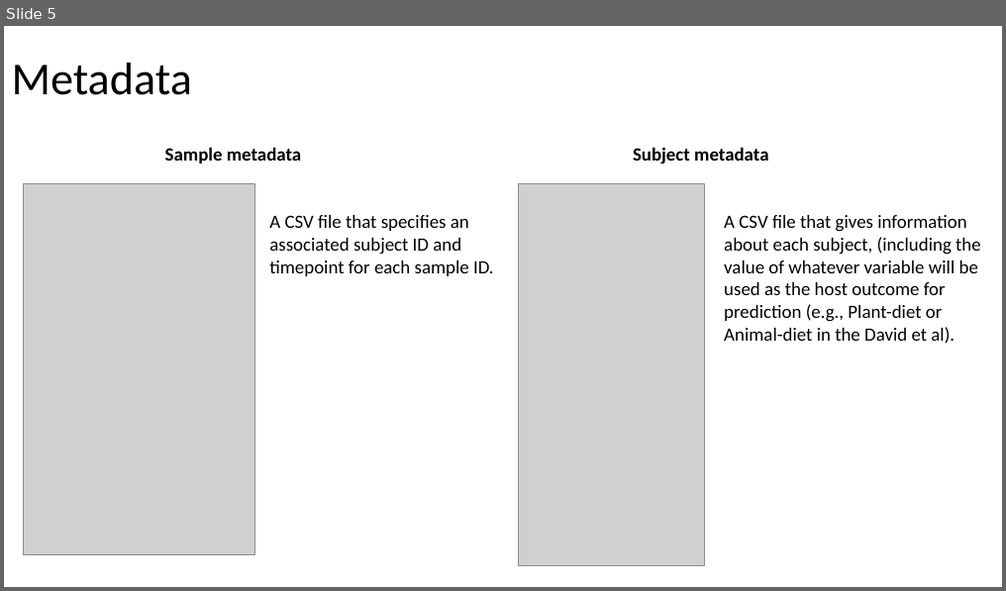
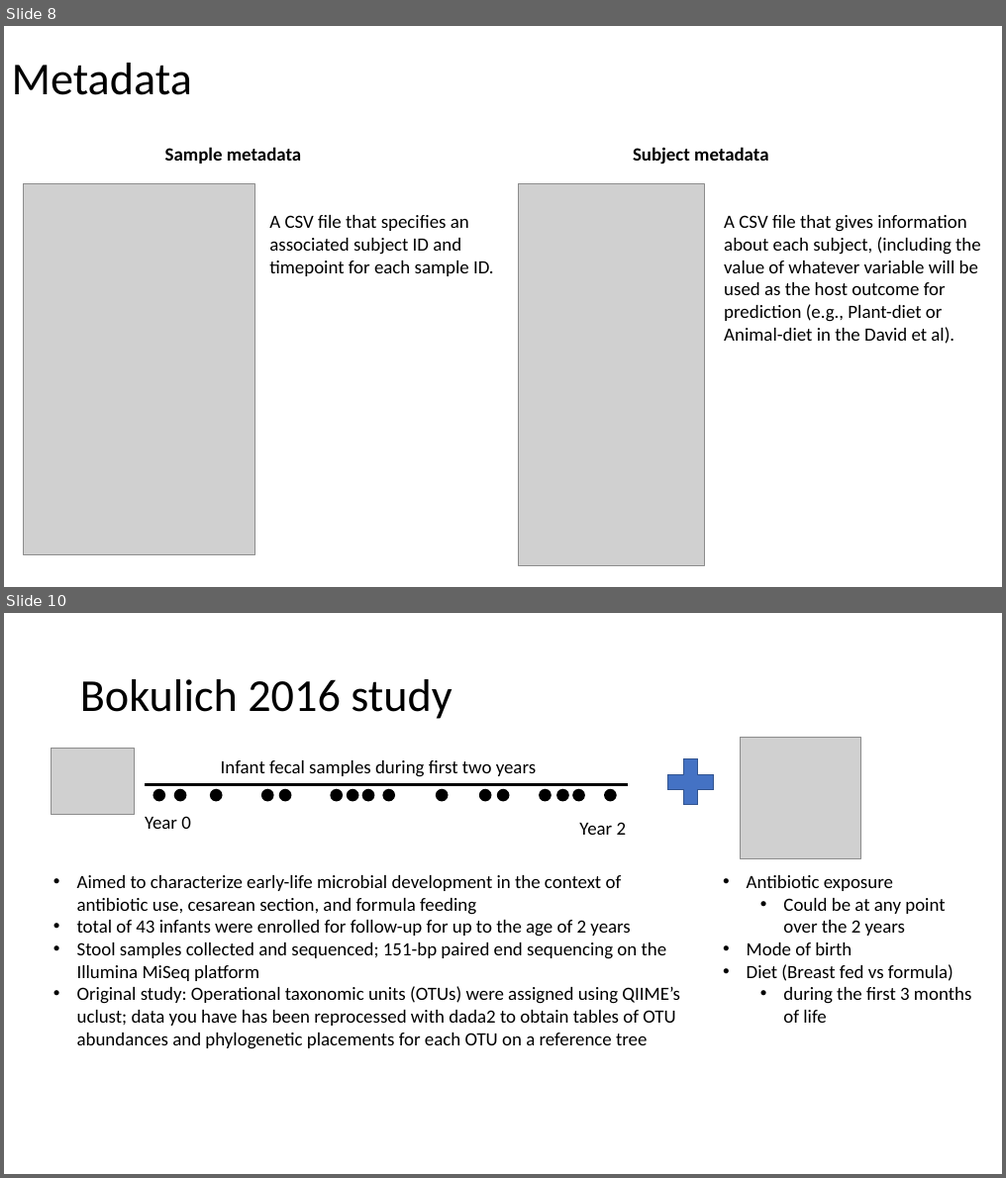
Before and after one commit to gerberlab/cs109b-microbiome, a slide deck: 2022/course_slides.pptx. Shown one above the other, each under a label of ours: slide 5 before the commit, slides 8 and 10 after it; the slides between them are not shown. The pictures are 1006x591 and 1006x1178 pixels, drawn with LibreOffice and Linux fonts; fonts in the diff are those of the drawing; grey boxes stand for pictures. Boxes give left, top, right and bottom in pixels: in the first picture for what was removed or moved away, otherwise in the second. Text is boxed around its words. In the diff, an @@ line names an element or a change of style, - is before the commit and + after.

```diff
--- a/2022/course_slides.pptx
+++ b/2022/course_slides.pptx
@@ slide 10 added at (x1=4, y1=613, x2=1002, y2=1174), background #FFFFFF @@
@@ title added at (x1=80, y1=679, x2=451, y2=719), 44 pt, text #000000 @@
+Bokulich 2016 study
@@ picture added at (x1=52, y1=748, x2=135, y2=814) @@
@@ text added at (x1=221, y1=761, x2=536, y2=777), 18 pt, text #000000 @@
+Infant fecal samples during first two years
@@ plus sign added at (x1=659, y1=751, x2=722, y2=813), fill #4472C4, outline #325491 1 pt @@
@@ picture added at (x1=741, y1=737, x2=861, y2=859) @@
@@ group added at (x1=145, y1=784, x2=628, y2=802): 16 ellipses, 1 line @@
@@ text added at (x1=145, y1=816, x2=191, y2=829), 18 pt, text #000000 @@
+Year 0
@@ text added at (x1=579, y1=822, x2=627, y2=835), 18 pt, text #000000 @@
+Year 2
@@ text added at (x1=77, y1=875, x2=679, y2=1050), 18 pt, text #000000 @@
+• Aimed to characterize early-life microbial development in the context of antibiotic use, cesarean section, and formula feeding
+• total of 43 infants were enrolled for follow-up for up to the age of 2 years
+• Stool samples collected and sequenced; 151-bp paired end sequencing on the Illumina MiSeq platform
+• Original study: Operational taxonomic units (OTUs) were assigned using QIIME’s uclust; data you have has been reprocessed with dada2 to obtain tables of OTU abundances and phylogenetic placements for each OTU on a reference tree
@@ text added at (x1=746, y1=875, x2=971, y2=1023), 18 pt, text #000000 @@
+• Antibiotic exposure
+  • Could be at any point over the 2 years
+• Mode of birth
+• Diet (Breast fed vs formula)
+  • during the first 3 months of life
@@ what was slide 5 is now slide 8 @@
```
Also in this commit, not shown: 3 slides changed, 9 other slides added, 2 slides removed.
